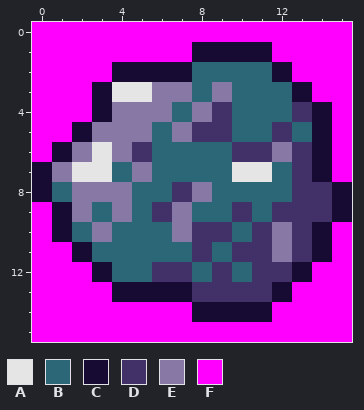
File history of a pixel-art sprite, Images/Items/tin.png. The first picture shows the starting point.
The file is 16x16 pixels.
Palette (. is transparent): A #e5e5e5  B #2c6777  C #170a33  D #413168  E #8778a5  F #ff00ff
Pixels before, first column x 0:
 0 FFFFFFFFFFFFFFFF
 1 FFFFFFFFCCCCFFFF
 2 FFFFCCCCBBBBCFFF
 3 FFFCAAEEBEBBBCFF
 4 FFFCEEEBEDBBBDCF
 5 FFCEEEBEDDBBDBCF
 6 FCEAEDBBBBDDEDCF
 7 CEAABEBBBBAABDCF
 8 CBEEEBBDEBBBBDDC
 9 FCEBEBDEBBDBDDDC
10 FCBEBBBEDDBDEDCF
11 FFCBBBBBDBDDEDCF
12 FFFCBBDDBDBDDCFF
13 FFFFCCCCDDDDCFFF
14 FFFFFFFFCCCCFFFF
15 FFFFFFFFFFFFFFFF
After the commit:
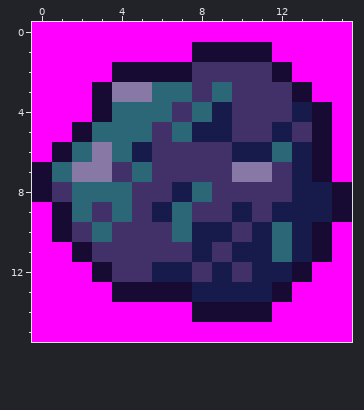
Difference:
colour A: #e5e5e5 -> #8778a5
colour B: #2c6777 -> #413168
colour D: #413168 -> #161b4c
colour E: #8778a5 -> #2c6777
